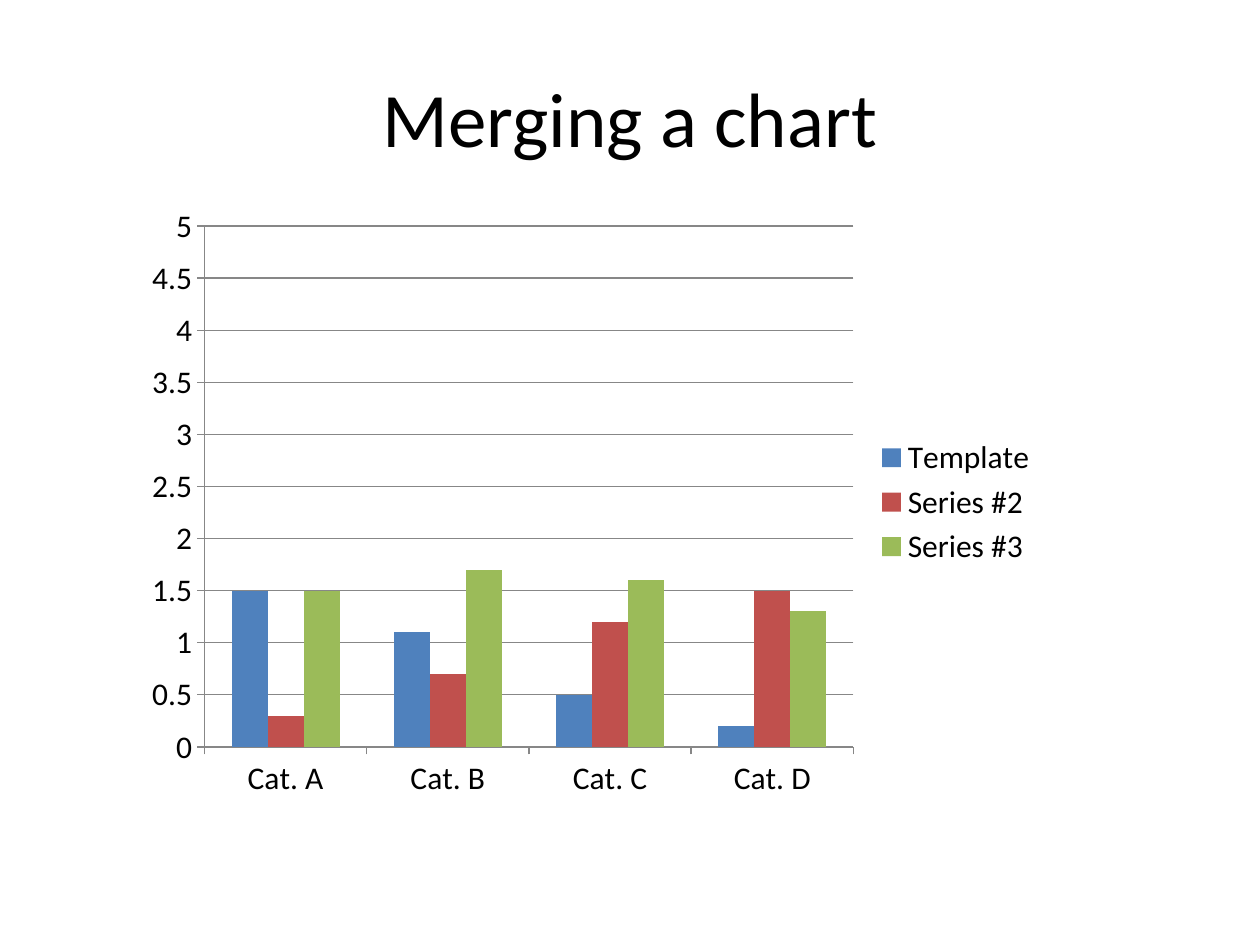
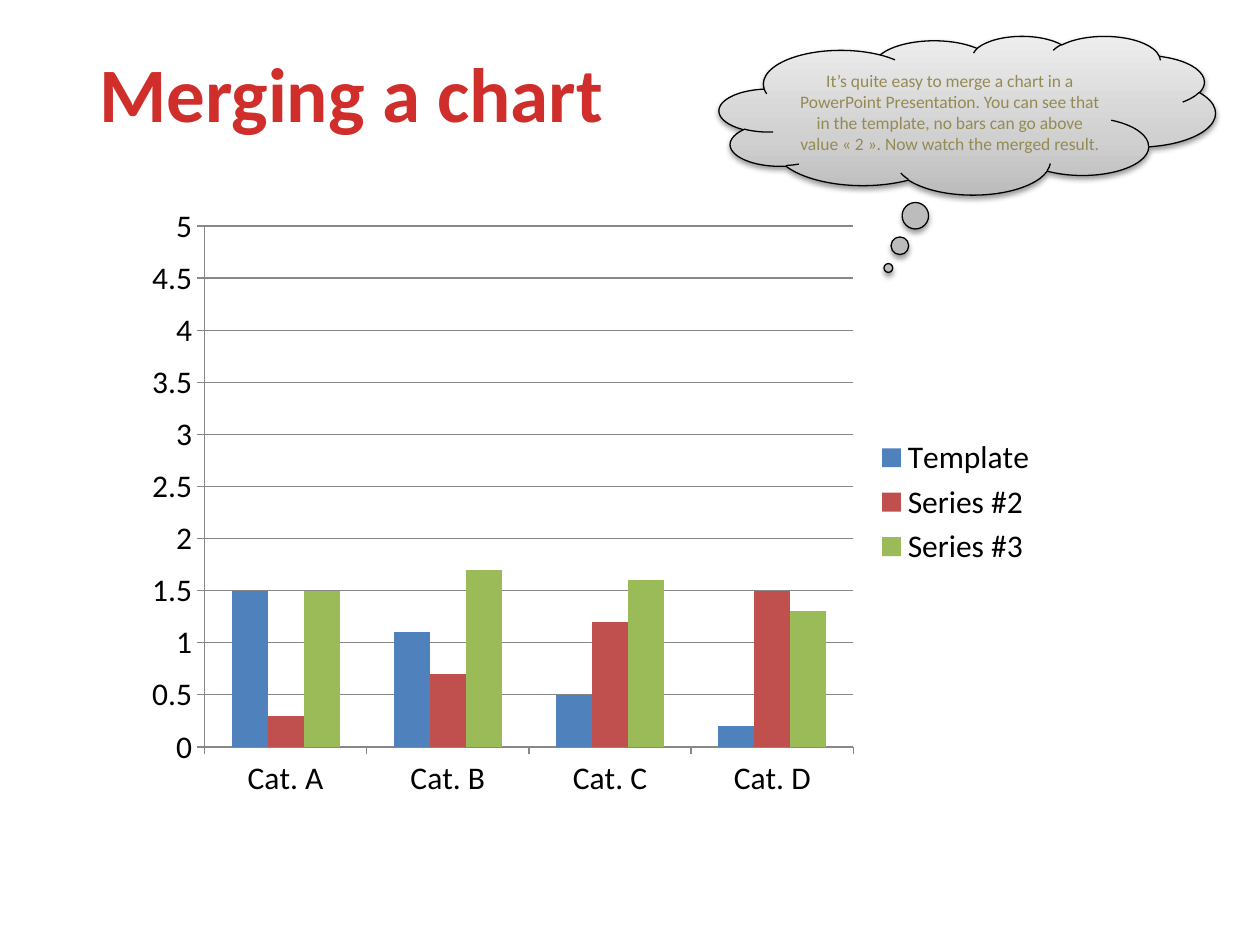
Before and after one commit to Skrol29/tinybutstrong, a slide deck: slide 3 of plugins/opentbs/demo/demo_ms_powerpoint.pptx. Drawn at 1260x945 pixels with LibreOffice and Linux fonts; fonts in the diff are those of the drawing. Boxes give left, top, right and bottom in pixels: in the first picture for what was removed or moved away, otherwise in the second. Text is boxed around its words. In the diff, an @@ line names an element or a change of style, - is before the commit and + after.

```diff
--- a/plugins/opentbs/demo/demo_ms_powerpoint.pptx
+++ b/plugins/opentbs/demo/demo_ms_powerpoint.pptx
@@ title "Merging a chart" at <box>99,68,602,135</box>: text colour #000000 to gradient #FC7C7A to #D02F2C to #C70500, bold on @@
@@ thought cloud added at <box>719,37,1216,195</box>, fill gradient #BDBDBD to #D1D1D1 to #EEEEEE, outline #000000 0.75 pt, 10 pt, text #948A54 @@
+It’s quite easy to merge a chart in a PowerPoint Presentation. You can see that in the template, no bars can go above value « 2 ». Now watch the merged result.
```
Also in this commit, not shown: 2 other slides changed, 8 other files.
